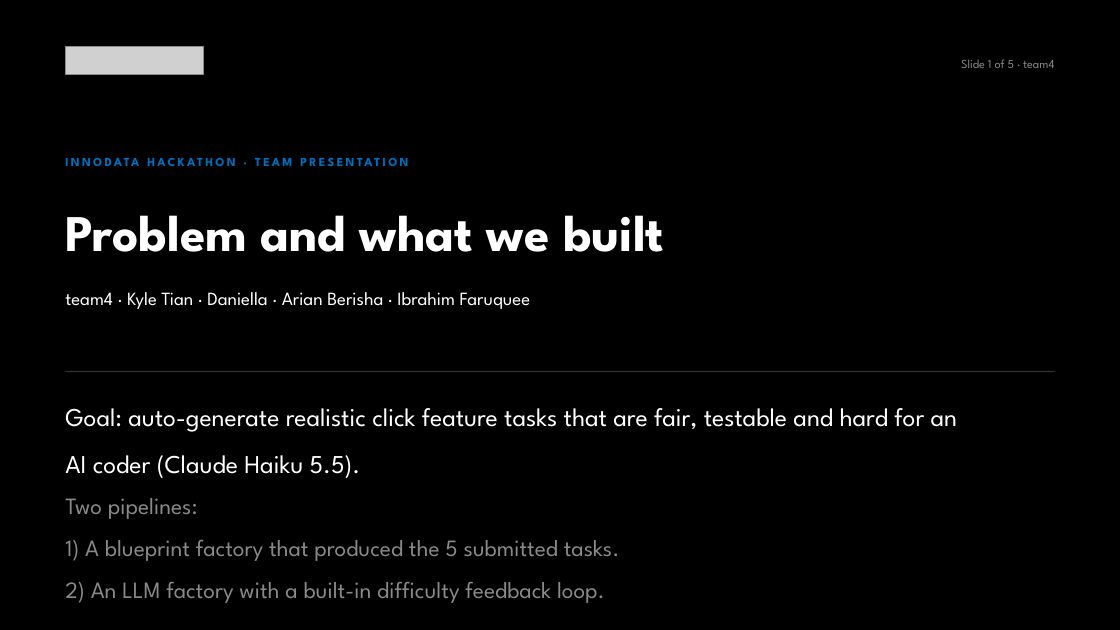
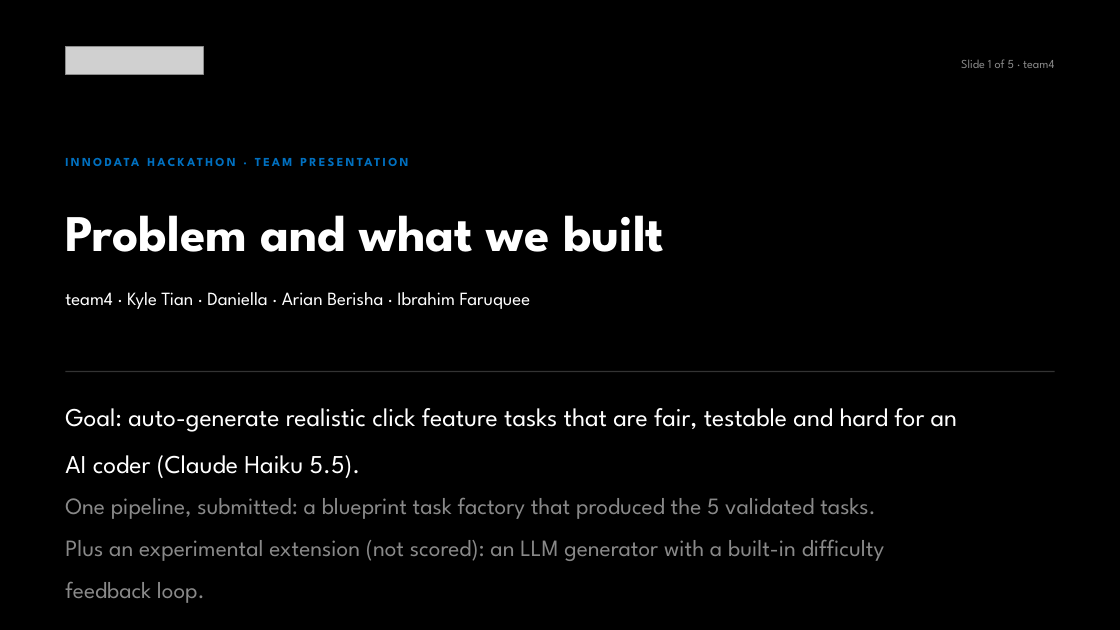
Before and after one commit to Daniellaguips/team4_track1, a slide deck: slide 1 of track1_submission/team4_Track1/team4_slides.pptx. Drawn at 1120x630 pixels with LibreOffice and Linux fonts; fonts in the diff are those of the drawing; grey boxes stand for pictures. Boxes give left, top, right and bottom in pixels: in the first picture for what was removed or moved away, otherwise in the second. Text is boxed around its words. In the diff, an @@ line names an element or a change of style, - is before the commit and + after.

Commit message:
Slide 1: one submitted pipeline + experimental (unscored) LLM extension; rebuild zip (0 errors)

```diff
--- a/track1_submission/team4_Track1/team4_slides.pptx
+++ b/track1_submission/team4_Track1/team4_slides.pptx
@@ text at box(65, 498, 884, 561): text changed @@
-Two pipelines:
-1) A blueprint factory that produced the 5 submitted tasks.
-2) An LLM factory with a built-in difficulty feedback loop.
+One pipeline, submitted: a blueprint task factory that produced the 5 validated tasks.
+Plus an experimental extension (not scored): an LLM generator with a built-in difficulty feedback loop.
```
Also in this commit, not shown: 2 other files.
